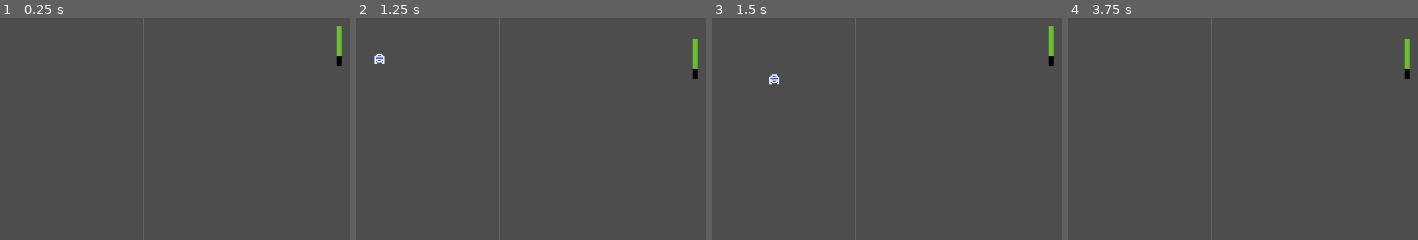
Above: before the commit, frames 1-4 (left to right).
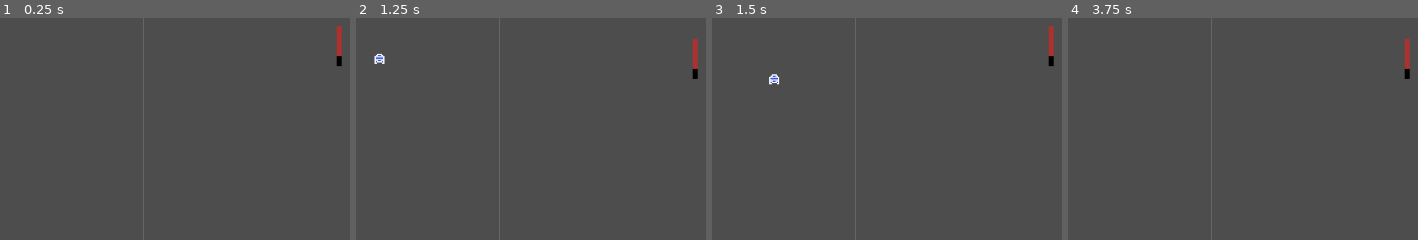
Above: after the commit, the same moments.

Repository: jordonbigelow/Pixel-Art-Pong
Game: Godot game, scene res://scenes/game_scene.tscn
Two runs of this game, one before a commit and one after it. Both use one fixed random seed, a clock stepped at 60 frames per second and the inputs below. The project has no main scene, so this scene is started directly.
Inputs (mouse positions are % of the whole screen's width and height, from its top left):
- Up to frame 1 (0.25 s): no input
- Up to frame 2 (1.25 s): tap Enter at 0.5 s; move the mouse to (69, 46) at 0.52 s; hold W (p1_move_up) from 0.53 s (still down); tap K (p2_move_down) at 0.6 s; click (69, 46) at 0.67 s
- Up to frame 3 (1.5 s): move the mouse to (21, 56) at 1.27 s; release W (p1_move_up) at 1.28 s; hold S (p1_move_down) from 1.28 s (still down); tap I (p2_move_up) at 1.35 s
- Up to frame 4 (3.75 s): move the mouse to (55, 28) at 2.02 s; release S (p1_move_down) at 2.03 s; hold W (p1_move_up) 2.03-3.53 s; tap Enter at 2.1 s; move the mouse to (38, 71) at 2.77 s; tap F at 2.85 s; click (38, 71) at 2.92 s; move the mouse to (78, 66) at 3.52 s; hold S (p1_move_down) from 3.53 s (still down); tap K (p2_move_down) at 3.6 s
The pictures show only the part of the screen within x 23-73%, y 42-92%; the shares and areas given below are measured in that part.

The runs differ from the first frame. In frame 1, 0.2% of the frame differs, in the area x 96-98%, y 3-18%; in frame 2, 0.2%; in frame 3, 0.2%; in frame 4, 0.2%.

Commit message:
fixed code to allow the loading of different textures for player_1 and player_2 fuuuuuuuuu

Diff:
--- /dev/null
+++ b/icon.svg
@@ -0,0 +1 @@
+<svg xmlns="http://www.w3.org/2000/svg" width="128" height="128"><rect width="124" height="124" x="2" y="2" fill="#363d52" stroke="#212532" stroke-width="4" rx="14"/><g fill="#fff" transform="translate(12.322 12.322)scale(.101)"><path d="M105 673v33q407 354 814 0v-33z"/><path fill="#478cbf" d="m105 673 152 14q12 1 15 14l4 67 132 10 8-61q2-11 15-15h162q13 4 15 15l8 61 132-10 4-67q3-13 15-14l152-14V427q30-39 56-81-35-59-83-108-43 20-82 47-40-37-88-64 7-51 8-102-59-28-123-42-26 43-46 89-49-7-98 0-20-46-46-89-64 14-123 42 1 51 8 102-48 27-88 64-39-27-82-47-48 49-83 108 26 42 56 81zm0 33v39c0 276 813 276 814 0v-39l-134 12-5 69q-2 10-14 13l-162 11q-12 0-16-11l-10-65H446l-10 65q-4 11-16 11l-162-11q-12-3-14-13l-5-69z"/><path d="M483 600c0 34 58 34 58 0v-86c0-34-58-34-58 0z"/><circle cx="725" cy="526" r="90"/><circle cx="299" cy="526" r="90"/></g><g fill="#414042" transform="translate(12.322 12.322)scale(.101)"><circle cx="307" cy="532" r="60"/><circle cx="717" cy="532" r="60"/></g></svg>
--- a/scenes/paddle.tscn
+++ b/scenes/paddle.tscn
@@ -1,7 +1,6 @@
-[gd_scene load_steps=4 format=3 uid="uid://cfmwmtcfngcle"]
+[gd_scene load_steps=3 format=3 uid="uid://cfmwmtcfngcle"]
 
 [ext_resource type="Script" path="res://scripts/paddle.gd" id="1_vikmw"]
-[ext_resource type="Texture2D" uid="uid://bhi3n8ucf2sux" path="res://assets/lightsaber_jedi_side.png" id="2_ke4y3"]
 
 [sub_resource type="RectangleShape2D" id="RectangleShape2D_3w2hr"]
 size = Vector2(1, 8)
@@ -12,7 +11,6 @@
 
 [node name="Sprite2D" type="Sprite2D" parent="."]
 scale = Vector2(2, 2)
-texture = ExtResource("2_ke4y3")
 
 [node name="CollisionShape2D" type="CollisionShape2D" parent="."]
 scale = Vector2(2, 2)
--- a/scripts/game_scene.gd
+++ b/scripts/game_scene.gd
@@ -1,11 +1,18 @@
 extends Node
+
+@onready var player_1_paddle: Sprite2D = $"Player 1 Paddle".get_child(0)
+@onready var player_2_paddle: Sprite2D = $"Player 2 Paddle".get_child(0)
+
 
 # Called when the node enters the scene tree for the first time.
 func _ready() -> void:
+	player_1_paddle.texture = load("res://assets/lightsaber_jedi_side.png")
+	player_2_paddle.texture = load("res://assets/lightsaber_dark_side.png")
 	$"Player 1 Score".text = "Player 1 Score: " + str(Globals.player_1_score)
 	$"Player 2 Score".text = "Player 2 Score: " + str(Globals.player_2_score)
 
+
 # Called every frame. 'delta' is the elapsed time since the previous frame.
-func _process(delta: float) -> void:
+func _process(_delta: float) -> void:
 	$"Player 1 Score".text = "Player 1 Score: " + str(Globals.player_1_score)
 	$"Player 2 Score".text = "Player 2 Score: " + str(Globals.player_2_score)
--- a/scripts/paddle.gd
+++ b/scripts/paddle.gd
@@ -1,11 +1,10 @@
 extends CharacterBody2D
-
 
 @export var speed = 300.0
 @export var player_number: int
 
 
-func _physics_process(delta: float) -> void:
+func _physics_process(_delta: float) -> void:
 	if player_number == 1:
 		if Input.is_action_just_pressed("p1_move_up"):
 			velocity.y -= 1
Not shown, added: icon.svg.import
